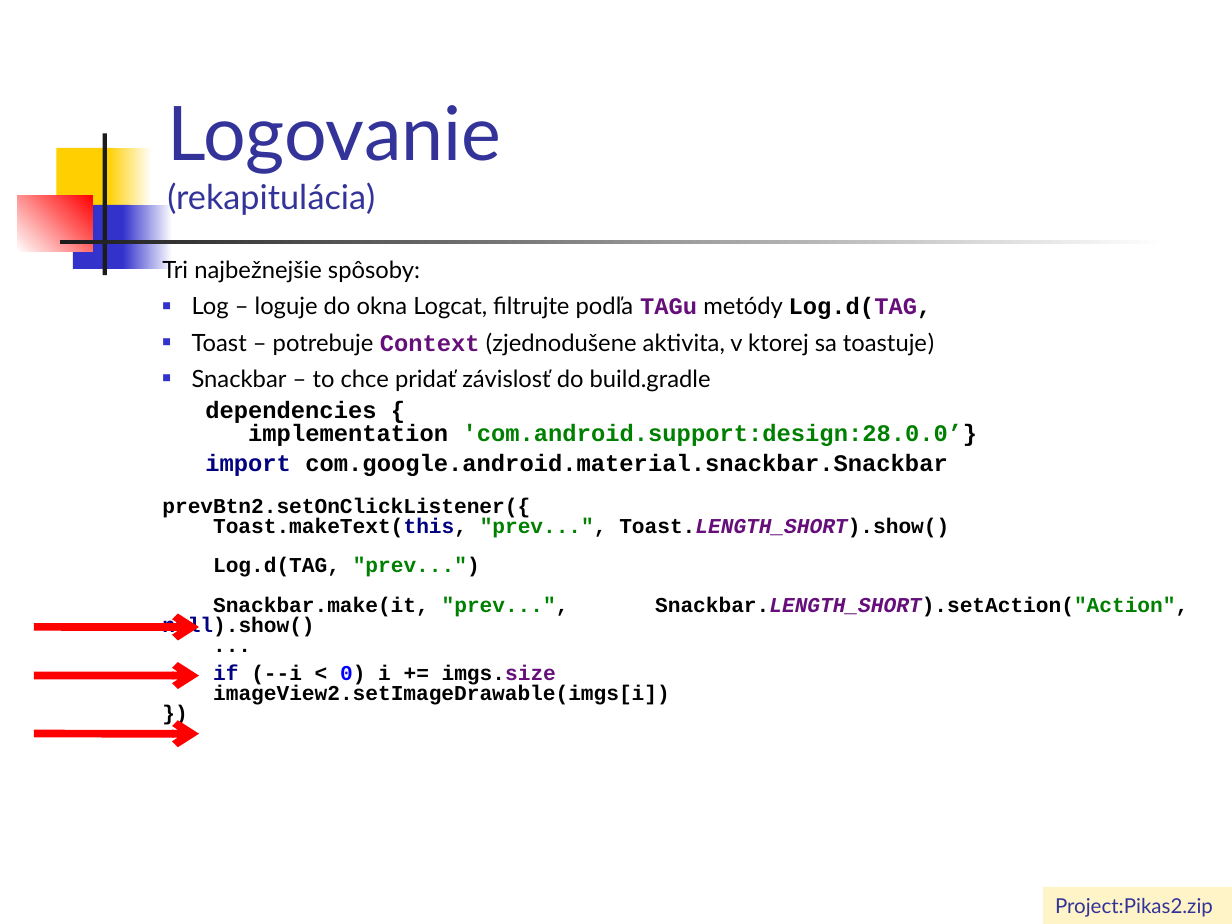
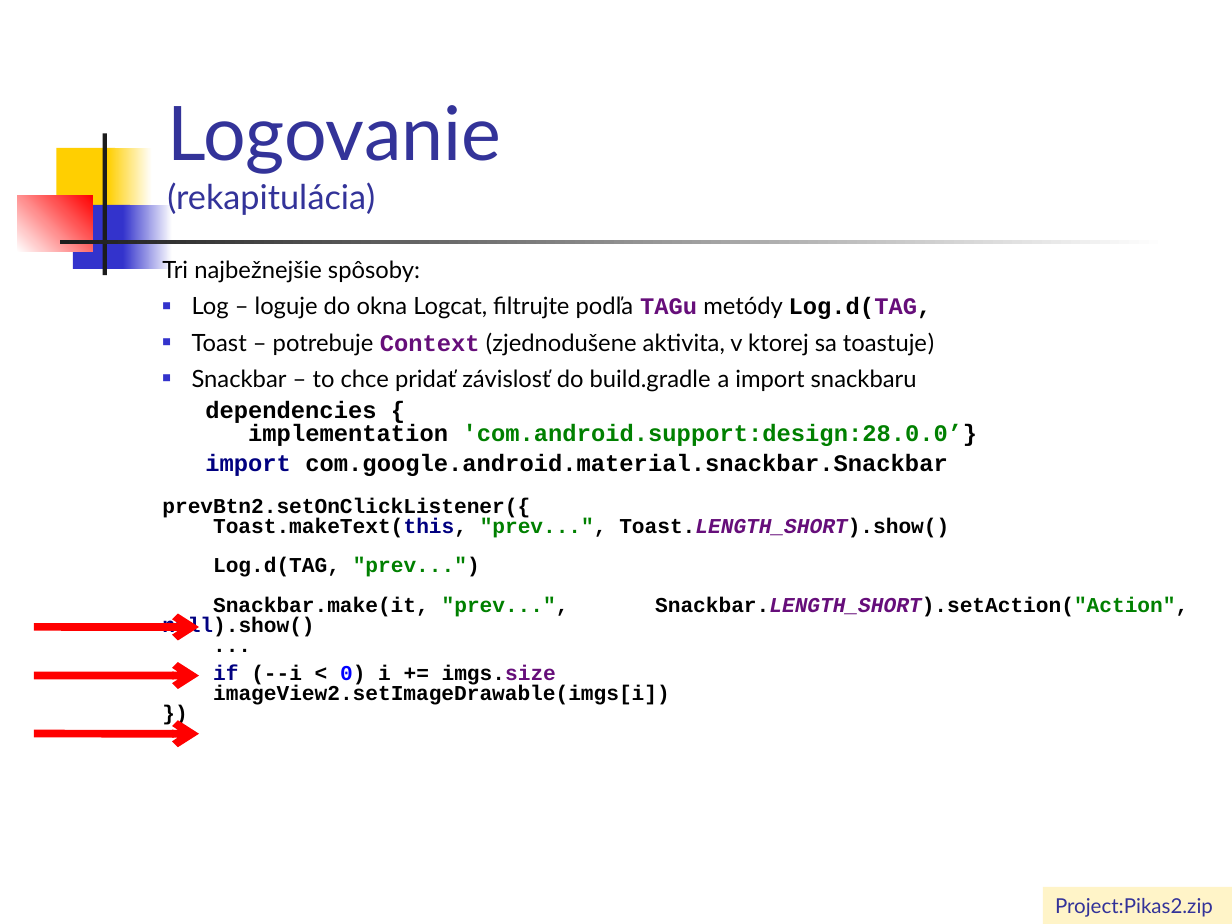
Before and after one commit to vmandro/Prednasky, a slide deck: slide 4 of 04/04_Android.ppt. Drawn at 1232x924 pixels with LibreOffice and Linux fonts; fonts in the diff are those of the drawing. Boxes give left, top, right and bottom in pixels: in the first picture for what was removed or moved away, otherwise in the second. Text is boxed around its words. In the diff, an @@ line names an element or a change of style, - is before the commit and + after.

```diff
--- a/04/04_Android.ppt
+++ b/04/04_Android.ppt
@@ text at [192,369,917,392]: text changed @@
-■ Snackbar – to chce pridať závislosť do build.gradle
+■ Snackbar – to chce pridať závislosť do build.gradle a import snackbaru
```
Also in this commit, not shown: 23 other slides changed, 1 slide added, 29 slides removed, 1 other file.
